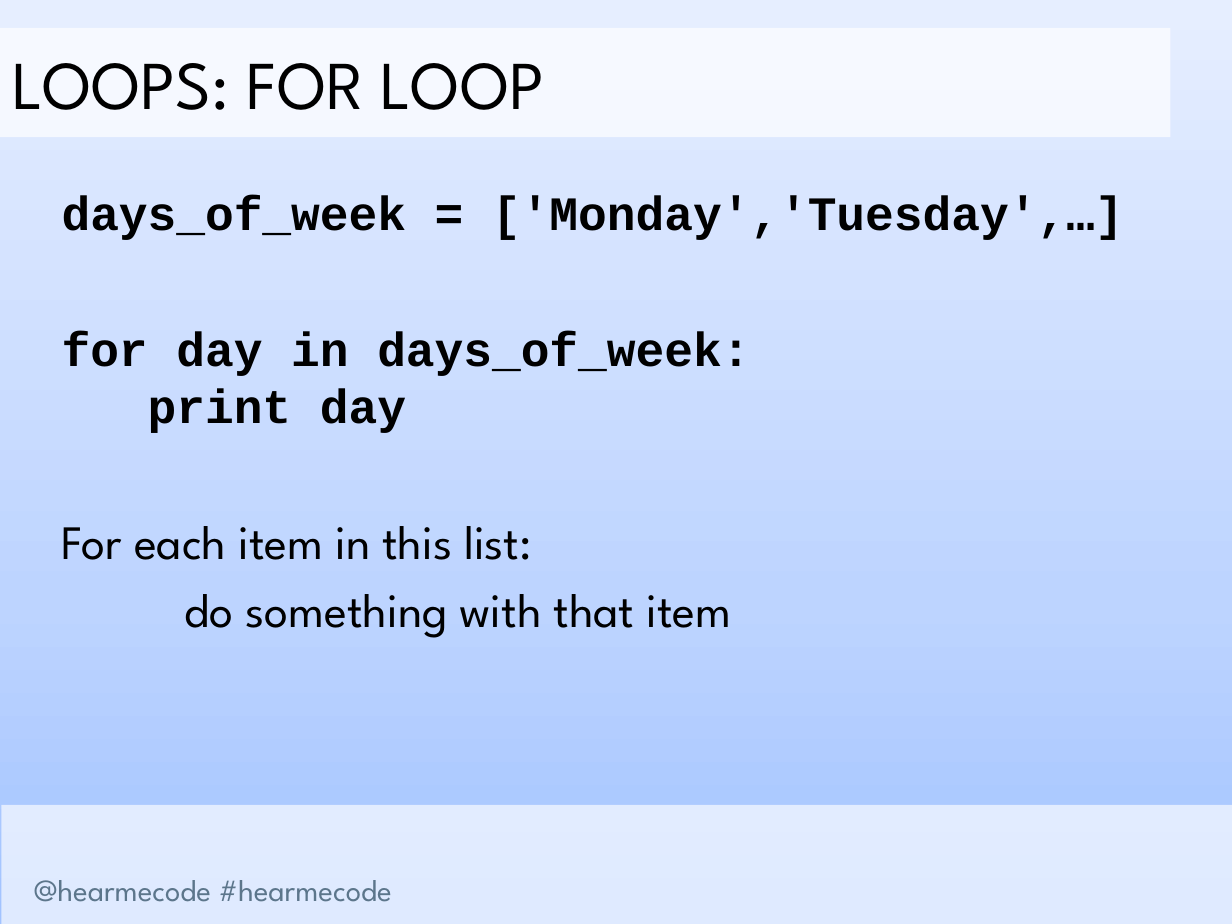
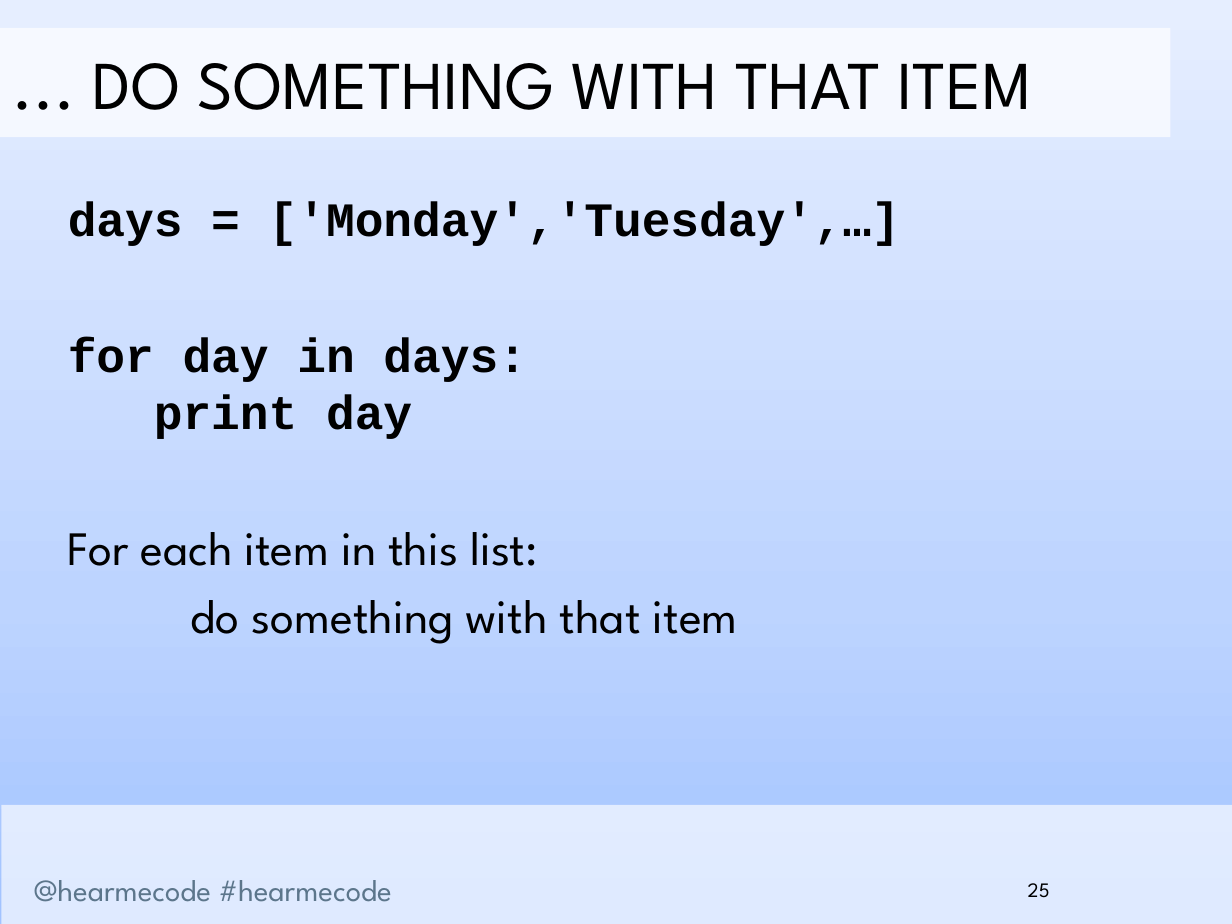
Before and after one commit to hearmecode/slides, a slide deck: slide 25 of Lesson 2/Hear Me Code - Lists and Loops.pptx (slide 24 before the commit). Drawn at 1232x924 pixels with LibreOffice and Linux fonts; fonts in the diff are those of the drawing; background and template pictures are left out. Boxes give left, top, right and bottom in pixels: in the first picture for what was removed or moved away, otherwise in the second. Text is boxed around its words. In the diff, an @@ line names an element or a change of style, - is before the commit and + after.

```diff
--- a/Lesson 2/Hear Me Code - Lists and Loops.pptx
+++ b/Lesson 2/Hear Me Code - Lists and Loops.pptx
@@ text in rectangle at [93,63,1032,110]: text changed @@
-LOOPS: FOR LOOP
+... DO SOMETHING WITH THAT ITEM
@@ text at [68,202,900,439]: text changed @@
-days_of_week = ['Monday','Tuesday',…]
-for day in days_of_week:
-print day
+days = ['Monday','Tuesday',…]
+for day in days:
+print day
@@ page number added at [1028,883,1050,898], 12 pt, text #000000 @@
+25
```
Also in this commit, not shown: 29 other slides changed, 7 slides added, 3 slides removed, 2 other files.
